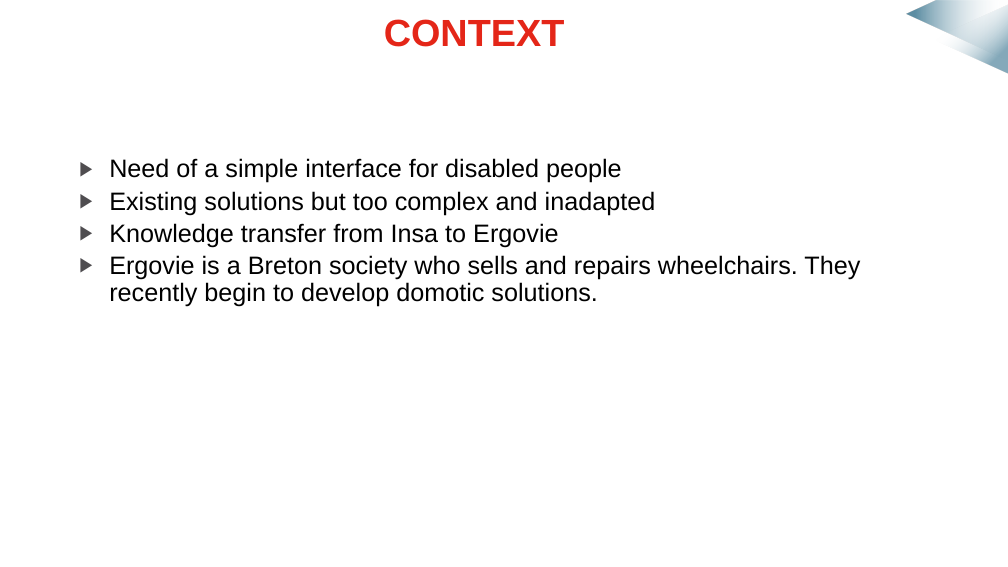
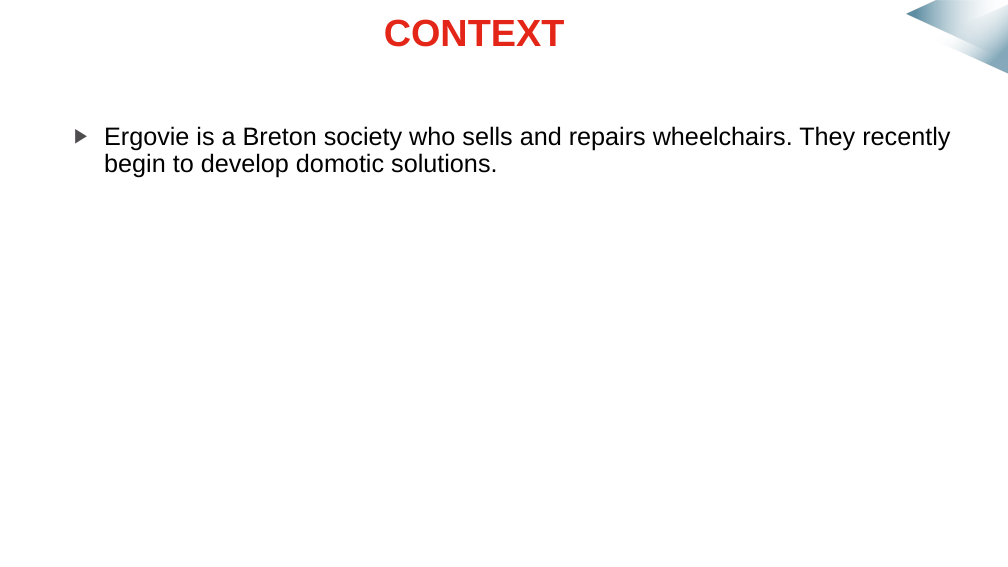
Before and after one commit to mmeven/EP_Domotique_Tablette, a slide deck: slide 4 of Rendu/Diapo_prototype_janvier.pptx (slide 3 before the commit). Drawn at 1008x567 pixels with LibreOffice and Linux fonts; fonts in the diff are those of the drawing; background and template pictures are left out. Boxes give left, top, right and bottom in pixels: in the first picture for what was removed or moved away, otherwise in the second. Text is boxed around its words. In the diff, an @@ line names an element or a change of style, - is before the commit and + after.

```diff
--- a/Rendu/Diapo_prototype_janvier.pptx
+++ b/Rendu/Diapo_prototype_janvier.pptx
@@ text "Ergovie is a Breton society ...": place and size @@
-text "Ergovie is a Breton society ..." at [109,158,860,307]
+text "Ergovie is a Breton society ..." at [104,126,950,178]
@@ text at [109,158,656,247]: paragraphs removed @@
-▶ Need of a simple interface for disabled people
-▶ Existing solutions but too complex and inadapted
-▶ Knowledge transfer from Insa to Ergovie
```
Also in this commit, not shown: 3 other slides changed, 9 slides added.
